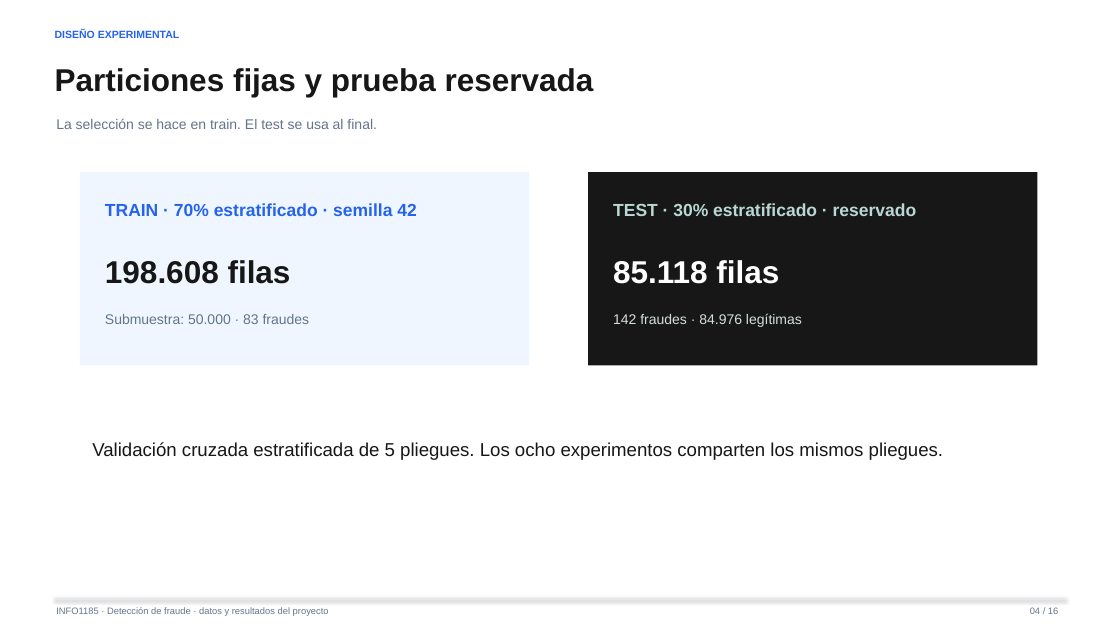
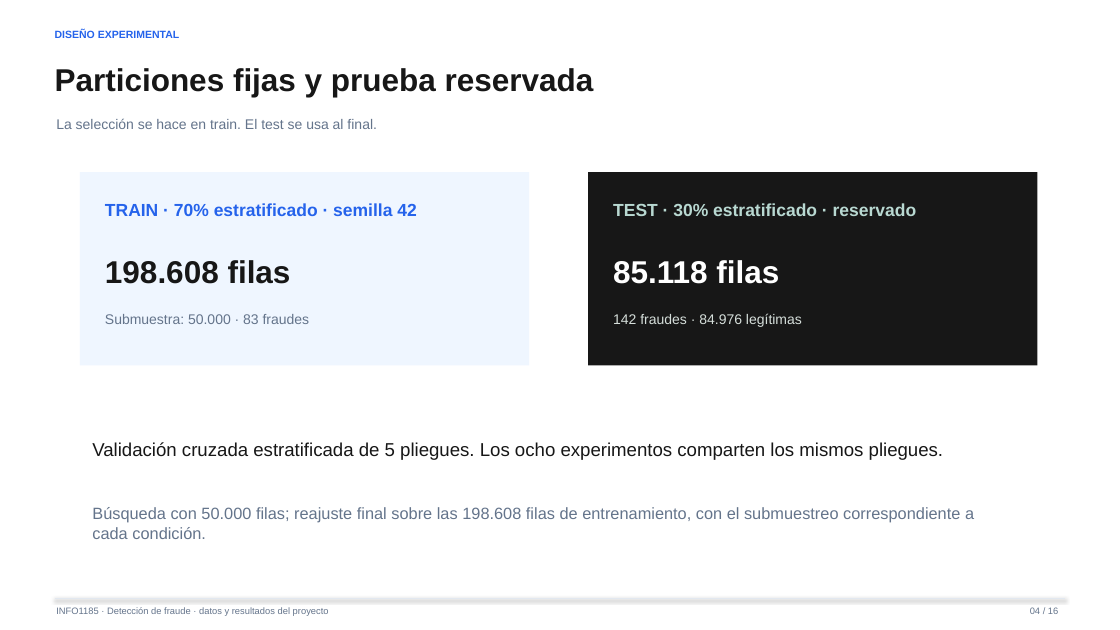
Before and after one commit to FernandoValdes01/Fraudetection, a slide deck: slide 4 of documentacion/presentacion/canva/presentacion.pptx. Drawn at 1120x630 pixels with LibreOffice and Linux fonts; fonts in the diff are those of the drawing. Boxes give left, top, right and bottom in pixels: in the first picture for what was removed or moved away, otherwise in the second. Text is boxed around its words. In the diff, an @@ line names an element or a change of style, - is before the commit and + after.

Commit message:
fix(presentacion): aclara las páginas 4, 5, 6 y 8 y actualiza el PDF de Canva
Las correcciones quedaron guardadas en Canva y exportadas al PDF nativo. Se actualizan las copias automáticas, la referencia del diseño y el manifiesto de entrega.

```diff
--- a/documentacion/presentacion/canva/presentacion.pptx
+++ b/documentacion/presentacion/canva/presentacion.pptx
@@ text added at [92, 507, 974, 539], 14 pt, text #64748B @@
+Búsqueda con 50.000 filas; reajuste final sobre las 198.608 filas de entrenamiento, con el submuestreo correspondiente a cada condición.
```
Also in this commit, not shown: 3 other slides changed, 6 other files.
